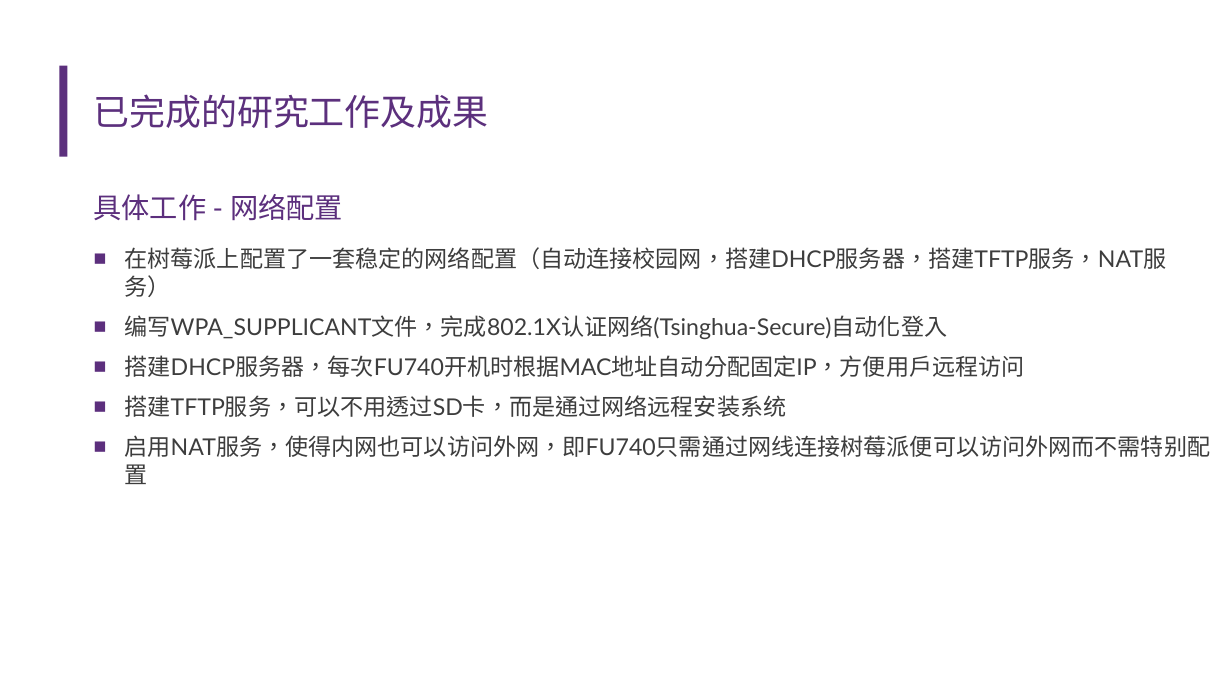
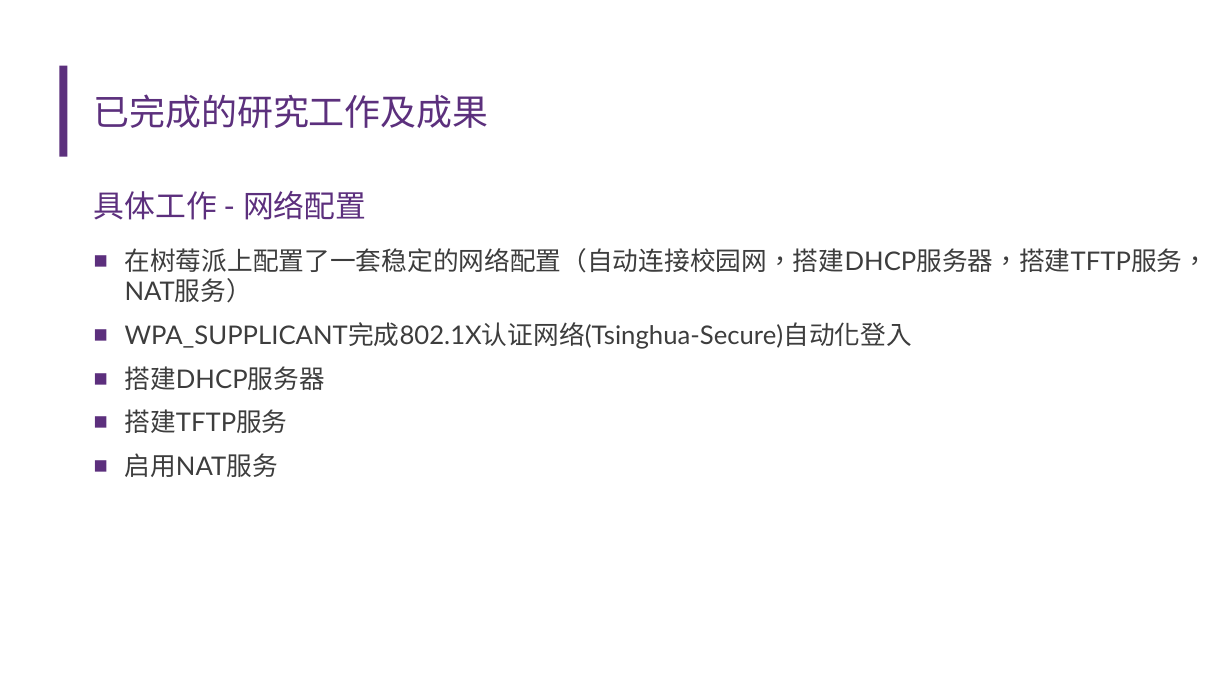
Before and after one commit to nubbi3/graduation-projects, a slide deck: slide 9 of PPT/6號中期答辯(更新版).pptx (slide 6 before the commit). Drawn at 1232x693 pixels with LibreOffice and Linux fonts; fonts in the diff are those of the drawing. Boxes give left, top, right and bottom in pixels: in the first picture for what was removed or moved away, otherwise in the second. Text is boxed around its words. In the diff, an @@ line names an element or a change of style, - is before the commit and + after.

```diff
--- a/PPT/6號中期答辯(更新版).pptx
+++ b/PPT/6號中期答辯(更新版).pptx
@@ text "具体工作 - 网络配置" at (94, 191, 366, 220): size 22 to 24 pt @@
@@ text at (125, 248, 1209, 303): size 18 to 20 pt in "在树莓派上配置了一套稳定的网络配置（自动连接校园网，搭建DHCP服务器，搭建TFTP服务，NAT服务）" @@
@@ text at (125, 322, 912, 477): text changed; size 18 to 20 pt @@
-■ 编写WPA_SUPPLICANT文件，完成802.1X认证网络(Tsinghua-Secure)自动化登入
-■ 搭建DHCP服务器，每次FU740开机时根据MAC地址自动分配固定IP，方便用户远程访问
-■ 搭建TFTP服务，可以不用透过SD卡，而是通过网络远程安装系统
-■ 启用NAT服务，使得内网也可以访问外网，即FU740只需通过网线连接树莓派便可以访问外网而不需特别配置
+■ WPA_SUPPLICANT完成802.1X认证网络(Tsinghua-Secure)自动化登入
+■ 搭建DHCP服务器
+■ 搭建TFTP服务
+■ 启用NAT服务
```
Also in this commit, not shown: 9 other slides changed, 2 slides added, 10 other files.
